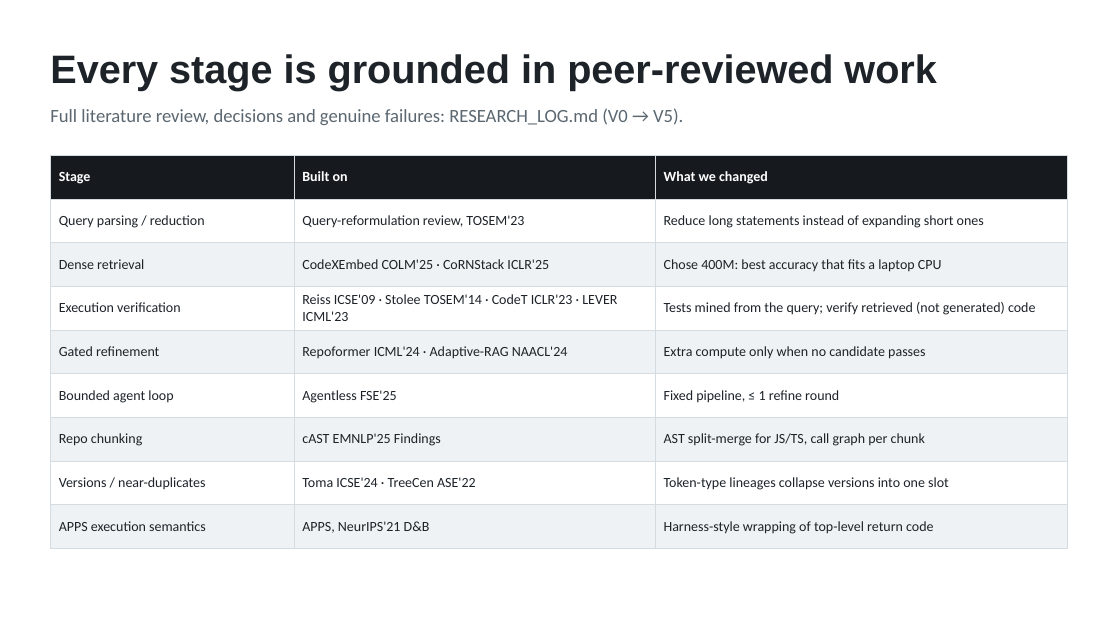
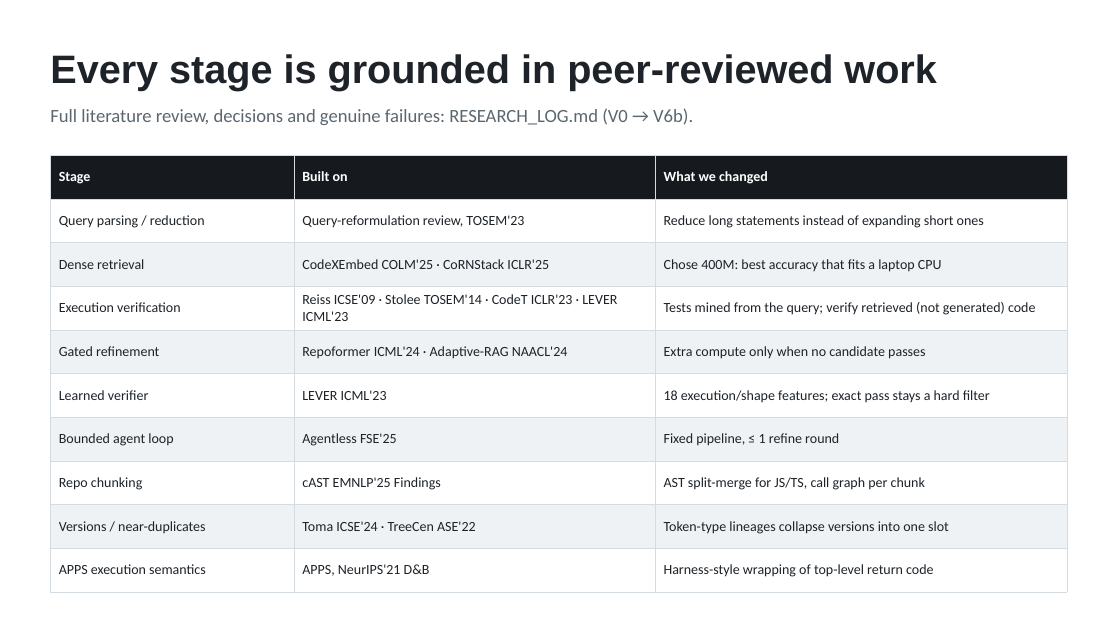
Before and after one commit to Ujjwl07/prism-genai-theme1, a slide deck: slide 5 of CollegeName_TeamName_Submission_ppt.pptx. Drawn at 1120x630 pixels with LibreOffice and Linux fonts; fonts in the diff are those of the drawing. Boxes give left, top, right and bottom in pixels: in the first picture for what was removed or moved away, otherwise in the second. Text is boxed around its words. In the diff, an @@ line names an element or a change of style, - is before the commit and + after.

```diff
--- a/CollegeName_TeamName_Submission_ppt.pptx
+++ b/CollegeName_TeamName_Submission_ppt.pptx
@@ text at (50,108,693,125): text changed @@
-Full literature review, decisions and genuine failures: RESEARCH_LOG.md (V0 → V5).
+Full literature review, decisions and genuine failures: RESEARCH_LOG.md (V0 → V6b).
@@ table at (50,155,1067,581) @@
+row 6: Learned verifier | LEVER ICML'23 | 18 execution/shape features; exact pass stays a hard filter
```
Also in this commit, not shown: 5 other slides changed, 14 other files.
